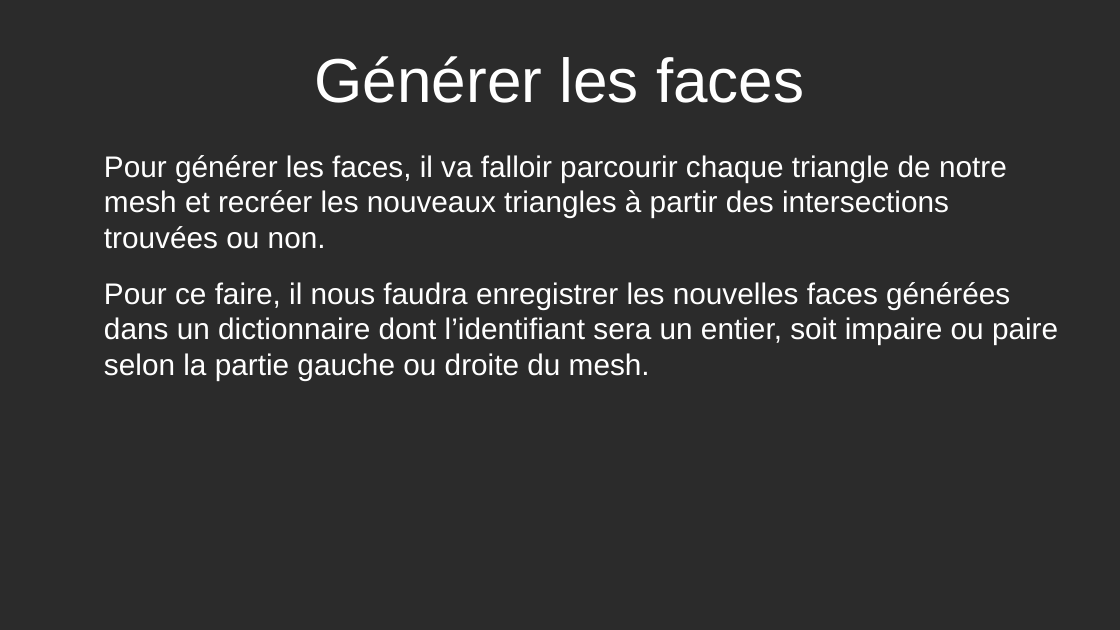
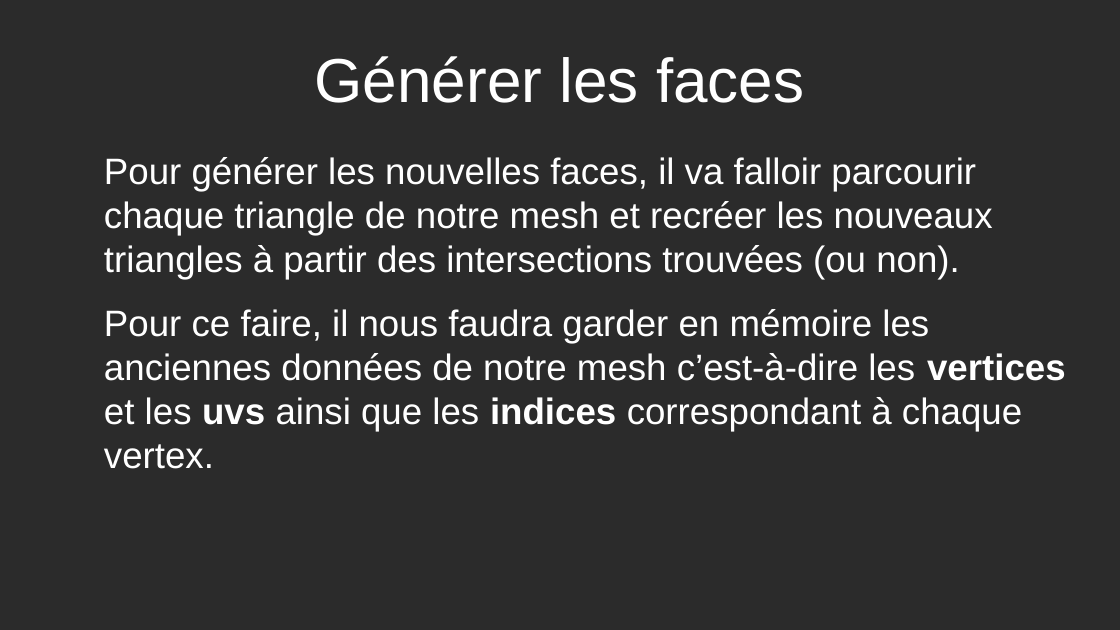
Before and after one commit to Louis1351/Cutting-Tool-Mesh-Unity, a slide deck: slide 11 of DOC/Mesh_Cutter_Tool.odp. Drawn at 1120x630 pixels with LibreOffice and Linux fonts; fonts in the diff are those of the drawing; background and template pictures are left out; a plain dark background stands for a picture behind light text. Boxes give left, top, right and bottom in pixels: in the first picture for what was removed or moved away, otherwise in the second. Text is boxed around its words. In the diff, an @@ line names an element or a change of style, - is before the commit and + after.

Commit message:
change doc

```diff
--- a/DOC/Mesh_Cutter_Tool.odp
+++ b/DOC/Mesh_Cutter_Tool.odp
@@ text at [104,157,1066,469]: text changed; size 21.1 to 26 pt @@
-Pour générer les faces, il va falloir parcourir chaque triangle de notre mesh et recréer les nouveaux triangles à partir des intersections trouvées ou non.
-Pour ce faire, il nous faudra enregistrer les nouvelles faces générées dans un dictionnaire dont l’identifiant sera un entier, soit impaire ou paire selon la partie gauche ou droite du mesh.
+Pour générer les nouvelles faces, il va falloir parcourir chaque triangle de notre mesh et recréer les nouveaux triangles à partir des intersections trouvées (ou non).
+Pour ce faire, il nous faudra garder en mémoire les anciennes données de notre mesh c’est-à-dire les vertices et les uvs ainsi que les indices correspondant à chaque vertex.
```
Also in this commit, not shown: 4 other slides changed.
